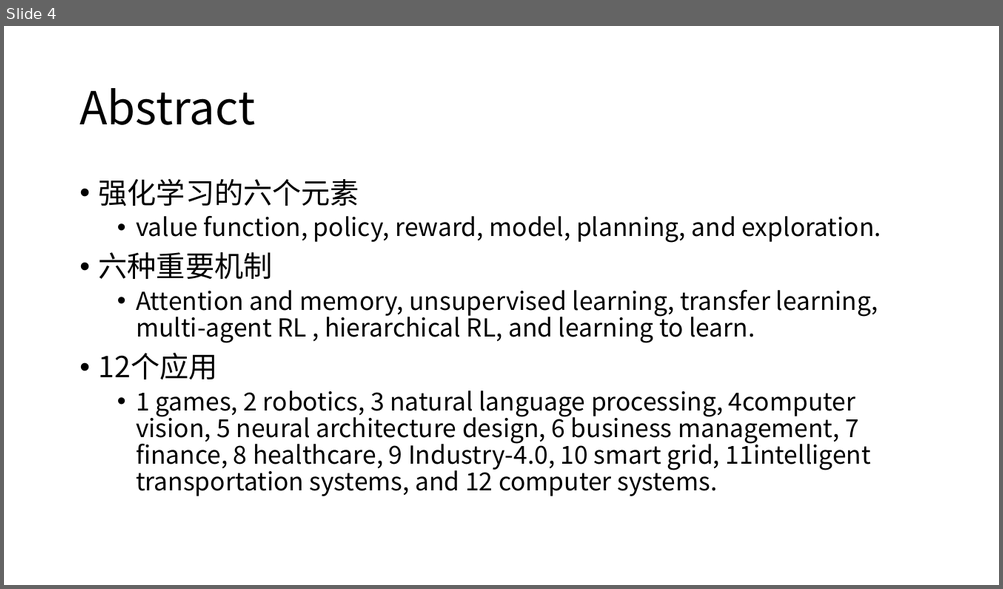
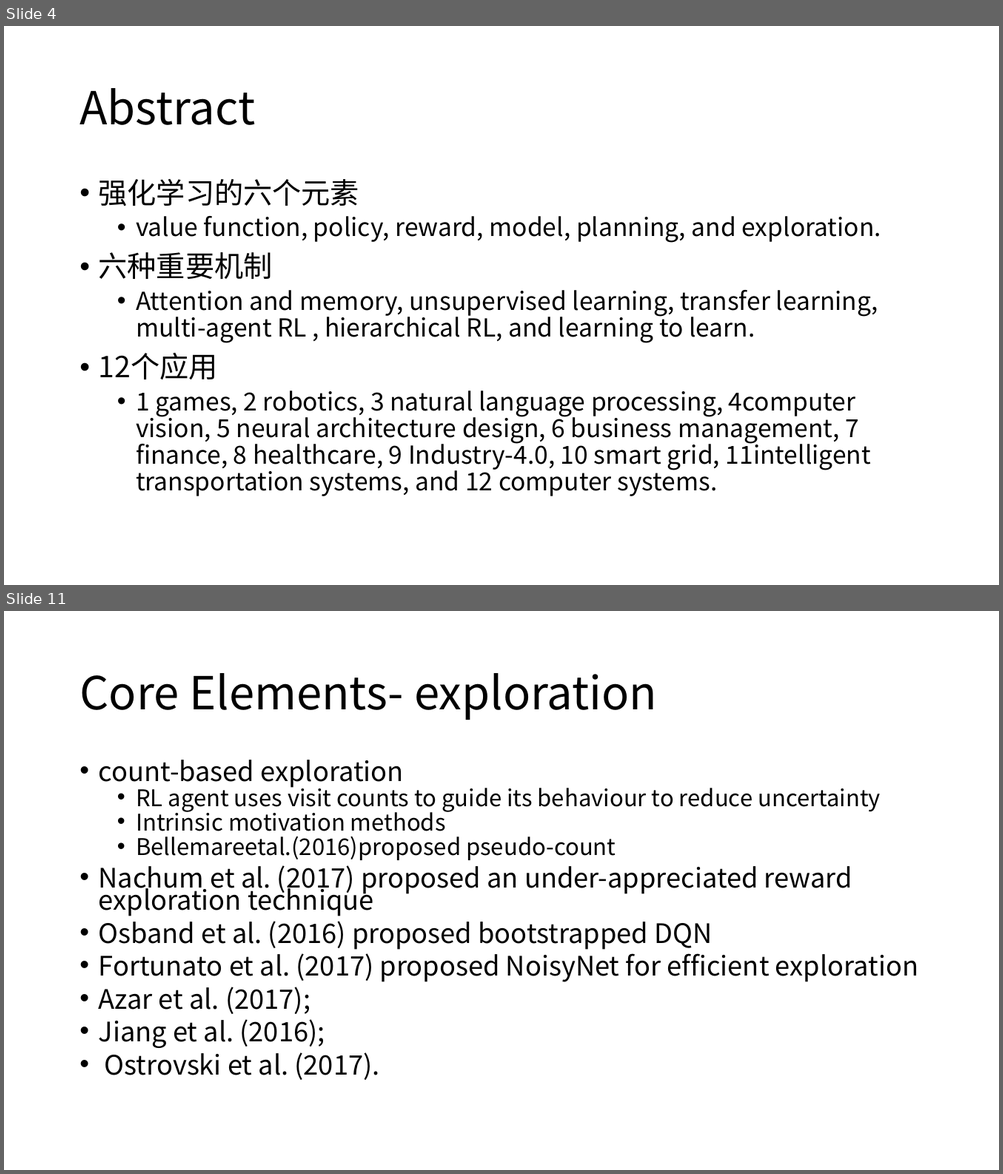
Before and after one commit to kangyongxin/0-RL-GameReviewPapers, a slide deck: Note_RLGameReviewPapers.pptx. Shown one above the other, each under a label of ours: slide 4 before the commit, slides 4 and 11 after it; the slides between them are not shown. The pictures are 1003x589 and 1003x1174 pixels, drawn with LibreOffice and Linux fonts; fonts in the diff are those of the drawing. Boxes give left, top, right and bottom in pixels: in the first picture for what was removed or moved away, otherwise in the second. Text is boxed around its words. In the diff, an @@ line names an element or a change of style, - is before the commit and + after.

```diff
--- a/Note_RLGameReviewPapers.pptx
+++ b/Note_RLGameReviewPapers.pptx
@@ slide 11 added at box(4, 611, 999, 1170), background #FFFFFF @@
@@ title added at box(79, 673, 657, 720), 44 pt, text #000000 @@
+Core Elements- exploration
@@ text added at box(99, 760, 918, 1080), 25.9 pt, text #000000 @@
+• count-based exploration
+  • RL agent uses visit counts to guide its behaviour to reduce uncertainty
+  • Intrinsic motivation methods
+  • Bellemareetal.(2016)proposed pseudo-count
+• Nachum et al. (2017) proposed an under-appreciated reward exploration technique
+• Osband et al. (2016) proposed bootstrapped DQN
+• Fortunato et al. (2017) proposed NoisyNet for efﬁcient exploration
+• Azar et al. (2017);
+• Jiang et al. (2016);
+• Ostrovski et al. (2017).
```
Also in this commit, not shown: 2 slides changed, 15 other slides added, 1 other file.
